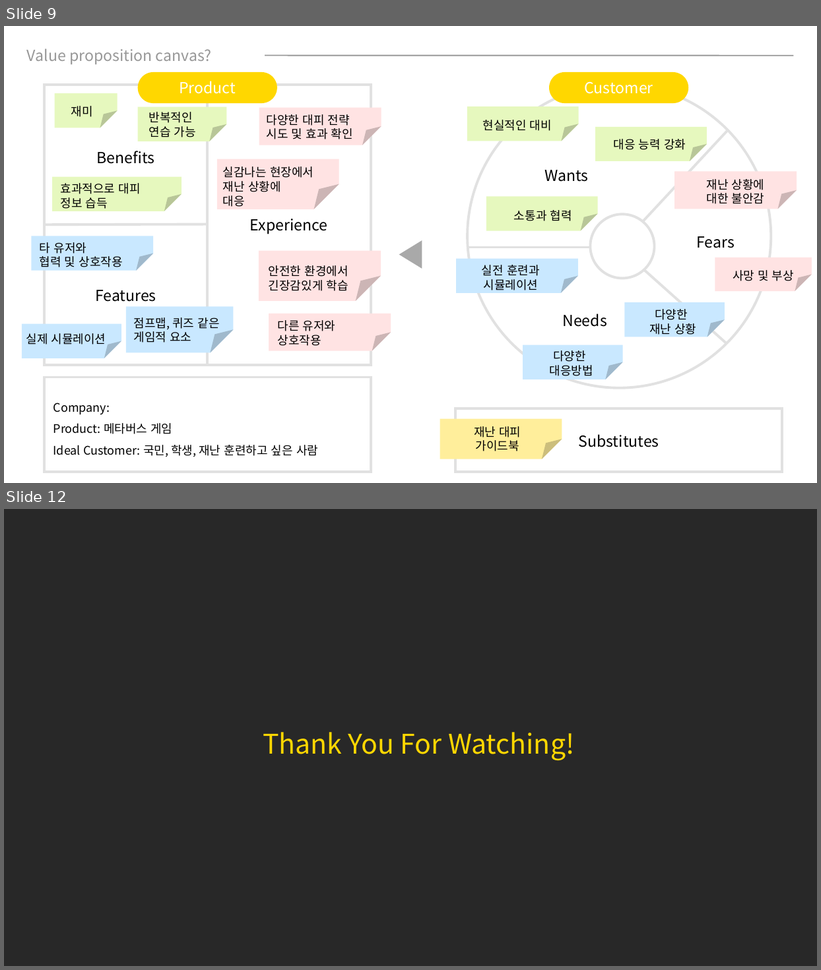
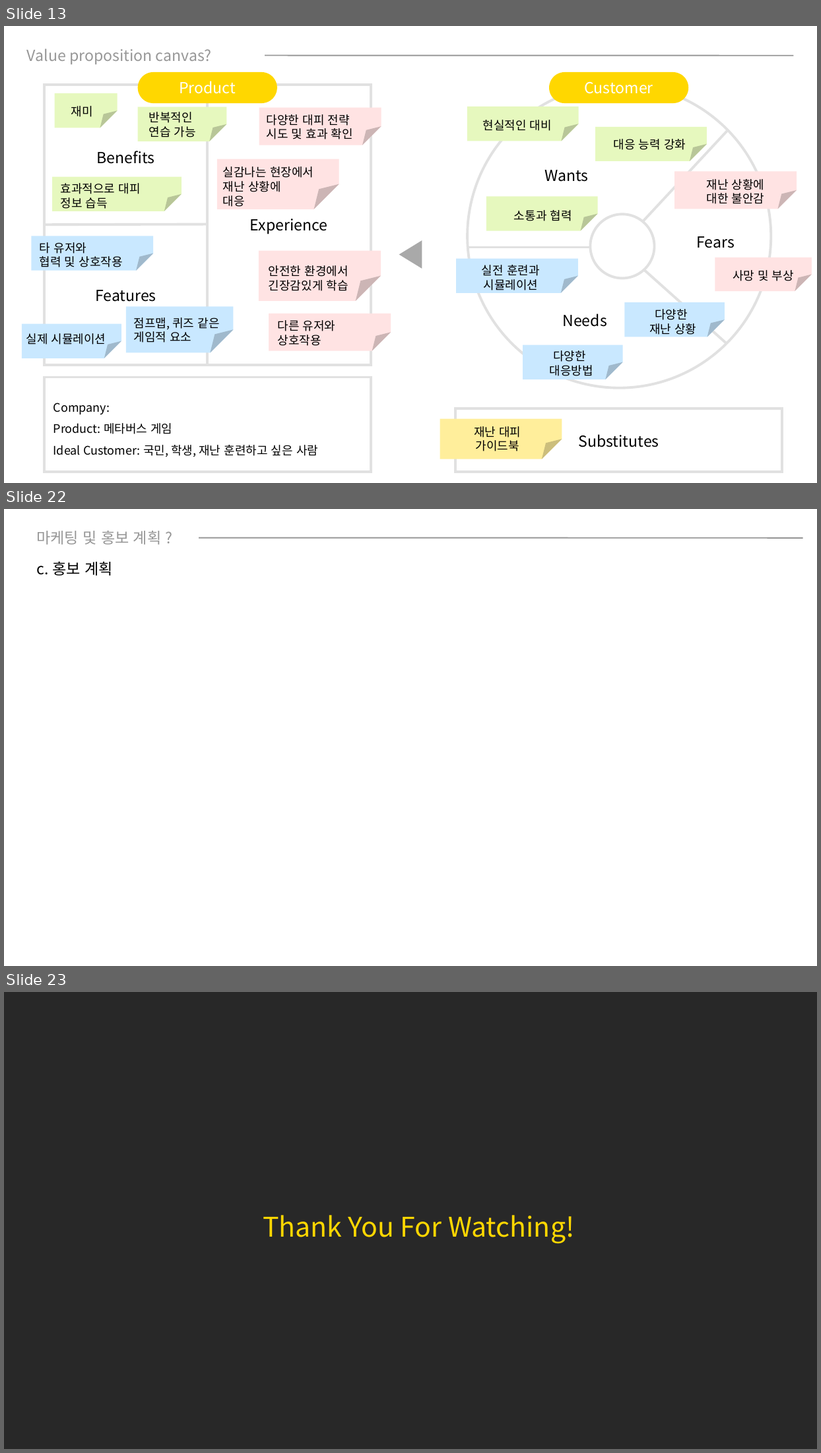
Before and after one commit to Khackathon/k-hackathon, a slide deck: 은아/K-해커톤 ppt.pptx. Shown one above the other, each under a label of ours: slides 9 and 12 before the commit, slides 13, 22 and 23 after it; the slides between them are not shown. The pictures are 821x970 and 821x1453 pixels, drawn with LibreOffice and Linux fonts; fonts in the diff are those of the drawing. Boxes give left, top, right and bottom in pixels: in the first picture for what was removed or moved away, otherwise in the second. Text is boxed around its words. In the diff, an @@ line names an element or a change of style, - is before the commit and + after.

```diff
--- a/은아/K-해커톤 ppt.pptx
+++ b/은아/K-해커톤 ppt.pptx
@@ slide 22 added at <box>4,509,817,966</box>, background #FFFFFF @@
@@ text added at <box>36,531,162,545</box>, 18 pt, text #979797 @@
+마케팅 및 홍보 계획 ?
@@ line added from (199, 537) to (803, 537), #979797 1.5 pt @@
@@ text added at <box>37,561,113,576</box>, 18 pt, text #000000 @@
+c. 홍보 계획
@@ what was slide 9 is now slide 13 @@
@@ what was slide 12 is now slide 23 @@
```
Also in this commit, not shown: 8 slides changed, 10 other slides added, 2 other files.
